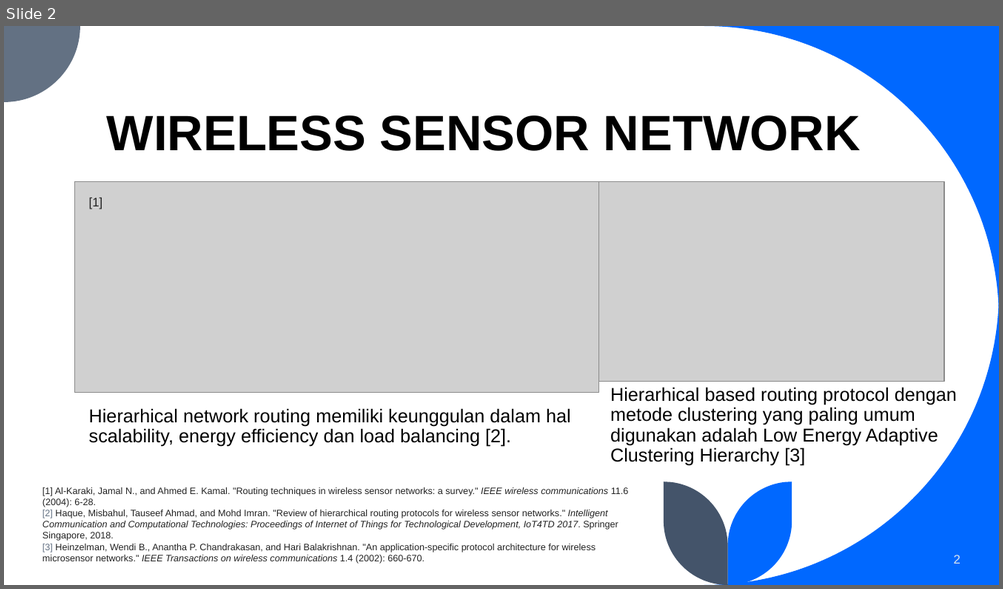
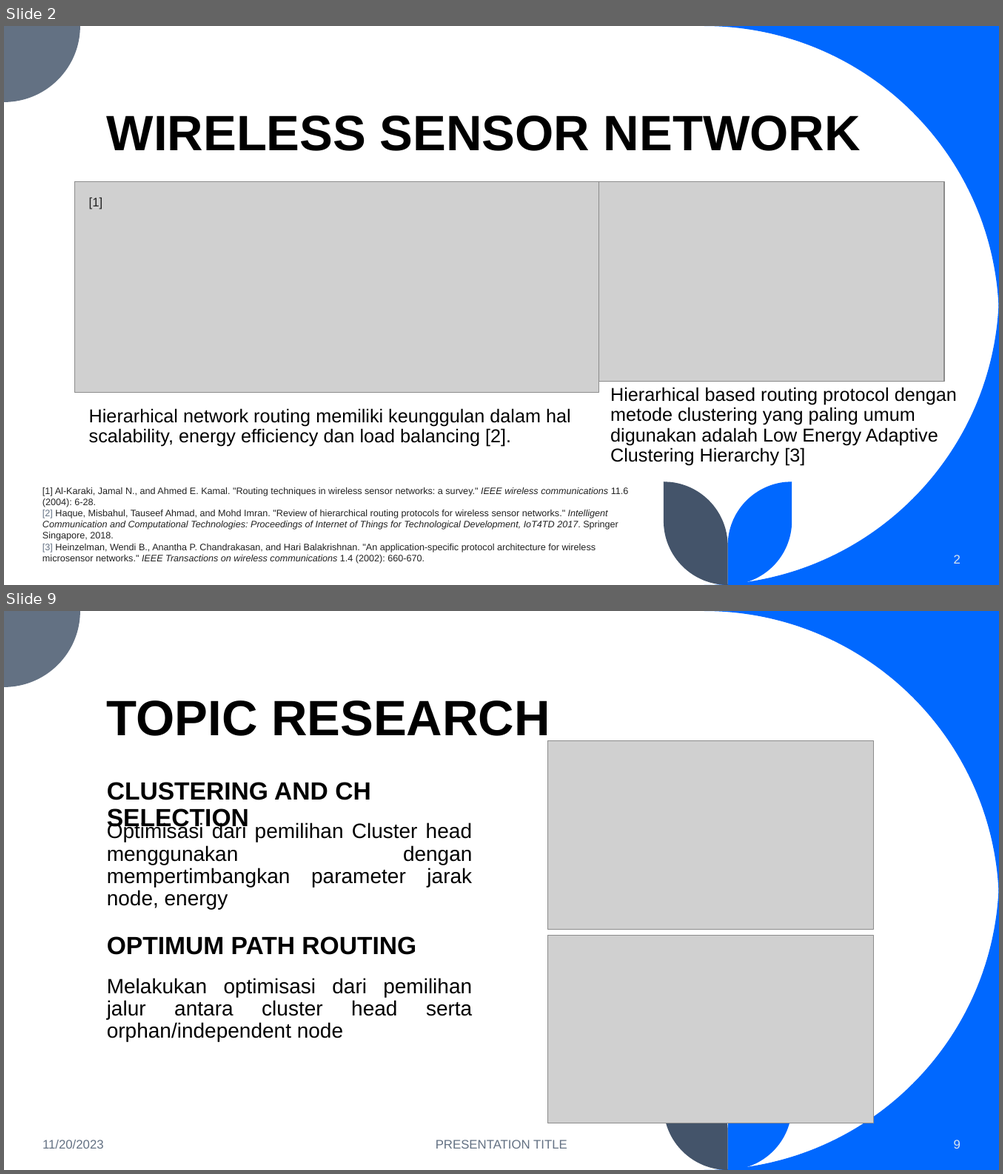
Before and after one commit to BiggusMaximus/Multi-Hop-Q-Learning-LEACH, a slide deck: bimbingan/Bimbingan 1.pptx. Shown one above the other, each under a label of ours: slide 2 before the commit, slides 2 and 9 after it; the slides between them are not shown. The pictures are 1003x589 and 1003x1174 pixels, drawn with LibreOffice and Linux fonts; fonts in the diff are those of the drawing; grey boxes stand for pictures. Boxes give left, top, right and bottom in pixels: in the first picture for what was removed or moved away, otherwise in the second. Text is boxed around its words. In the diff, an @@ line names an element or a change of style, - is before the commit and + after.

```diff
--- a/bimbingan/Bimbingan 1.pptx
+++ b/bimbingan/Bimbingan 1.pptx
@@ slide 9 added at (x1=4, y1=611, x2=999, y2=1170), background #FFFFFF; not listed: 5 template elements that a slide beside it also shows @@
@@ title added at (x1=107, y1=701, x2=550, y2=745), 48 pt, text #000000, bold @@
+TOPIC RESEARCH
@@ picture added at (x1=548, y1=741, x2=874, y2=930) @@
@@ text added at (x1=107, y1=782, x2=371, y2=832), 24 pt, text #000000, bold @@
+CLUSTERING AND CH SELECTION
@@ text added at (x1=107, y1=823, x2=472, y2=887), 20 pt, text #000000 @@
+Optimisasi dari pemilihan Cluster head menggunakan dengan mempertimbangkan parameter jarak node, energy
@@ text added at (x1=107, y1=937, x2=416, y2=955), 24 pt, text #000000, bold @@
+OPTIMUM PATH ROUTING
@@ picture added at (x1=548, y1=936, x2=874, y2=1124) @@
@@ text added at (x1=107, y1=978, x2=472, y2=1042), 20 pt, text #000000 @@
+Melakukan optimisasi dari pemilihan jalur antara cluster head serta orphan/independent node
@@ text added at (x1=42, y1=1140, x2=104, y2=1149), 12 pt, text #637183 @@
+11/20/2023
@@ text added at (x1=435, y1=1140, x2=567, y2=1149), 12 pt, text #637183 @@
+PRESENTATION TITLE
@@ page number added at (x1=953, y1=1140, x2=960, y2=1149), 12 pt, text #DAE5EF @@
+9
```
Also in this commit, not shown: 4 slides changed, 3 other slides added, 2 slides removed, 52 other files.
